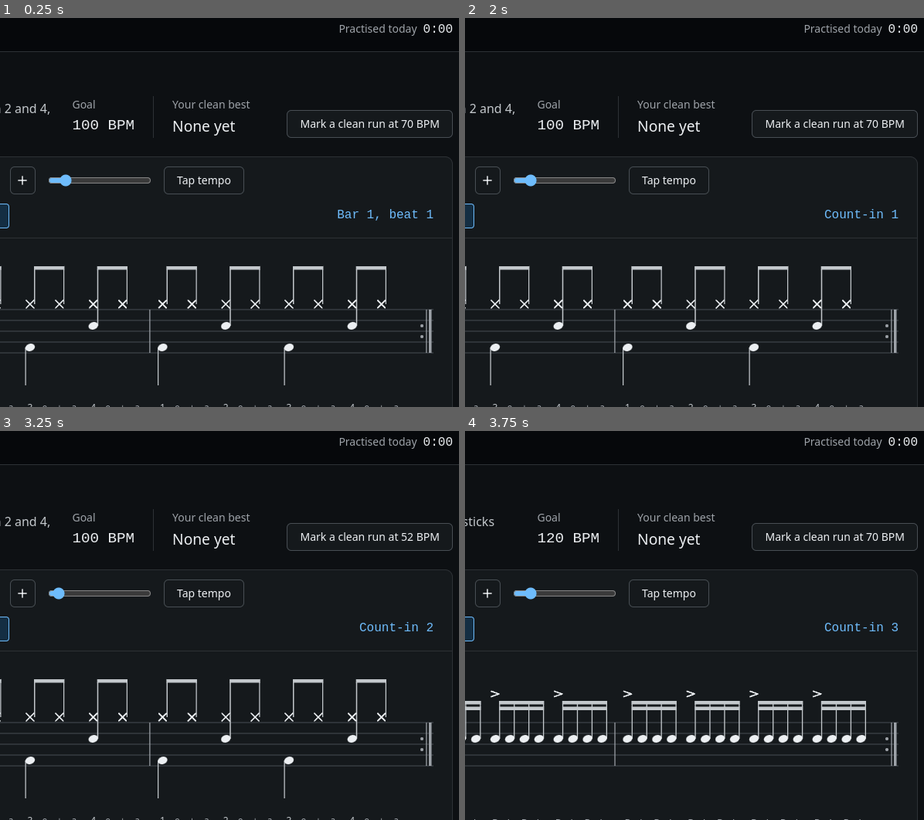
Above: before the commit, frames 1-4 (two rows, left to right).
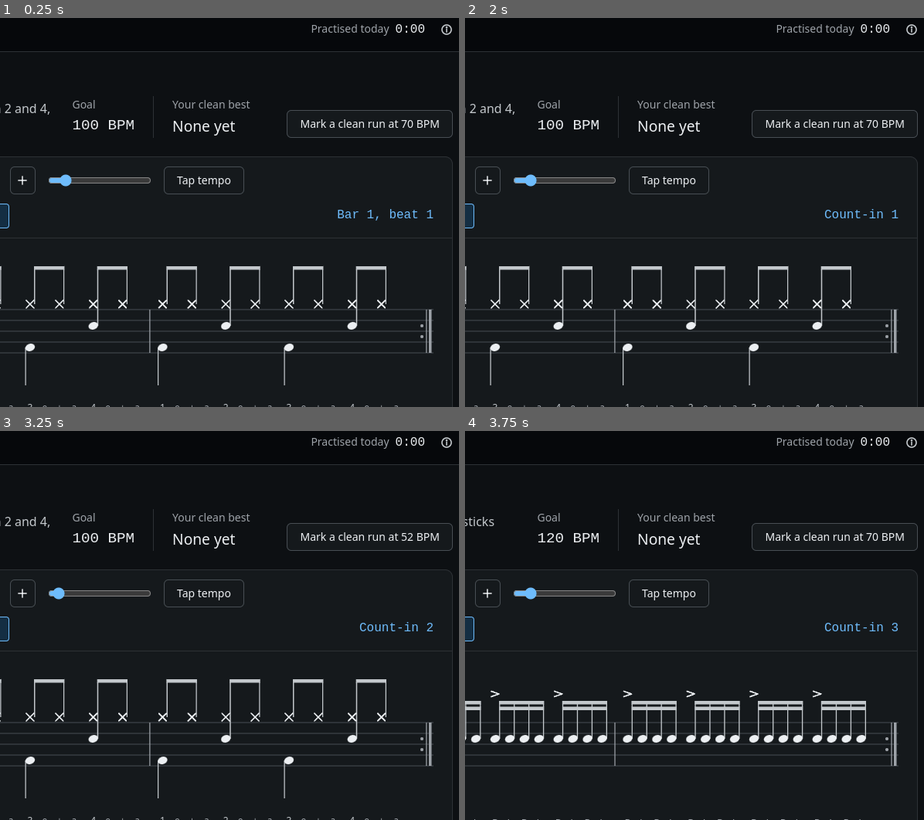
Above: after the commit, the same moments.

Repository: dcalderonv/play-drums
Game: browser game, page index.html
Two runs of this game, one before a commit and one after it. Both use one fixed random seed, a clock stepped at 60 frames per second and the inputs below.
Inputs (mouse positions are % of the whole screen's width and height, from its top left):
- Up to frame 1 (0.25 s): no input
- Up to frame 2 (2 s): click (12, 9) at 0.27 s; type "Alex" at 0.27 s; click "Play Drums" at 0.52 s; click "Level 1, first strokes 6" at 0.77 s; tap one key every 0.2 s from 1.17 s: C R A N E; click "Play" at 1.77 s
- Up to frame 3 (3.25 s): click "Tap tempo" at 2.02 s; tap one key every 0.2 s from 2.17 s: Enter M O I S T
- Up to frame 4 (3.75 s): click "Single strokes Rudiment Goal …" at 3.27 s; tap Enter at 3.37 s; tap B at 3.57 s
The pictures show only the part of the screen within x 49-99%, y 0-50%; the shares and areas given below are measured in that part.

The runs differ from the first frame. In frame 1, 0.4% of the frame differs, in the area x 68-99%, y 1-5%; in frame 2, 0.4%; in frame 3, 0.4%; in frame 4, 0.4%.

Commit message:
Add an About box from the top bar
An info button at the right of the top bar opens a dialog with what the
app is for, the size of the library (counted from the exercises), where
your data is kept, offline use and the credit: Daniel Calderón-Villegas
+ Claude. Escape, the close button or a click outside closes it, and the
keyboard shortcuts pause while it is open.

Co-Authored-By: Claude Opus 5.5 <noreply@anthropic.com>

Diff:
--- a/app.js
+++ b/app.js
@@ -1477,6 +1477,8 @@
 
   document.addEventListener('keydown', (e) => {
     if (e.metaKey || e.ctrlKey || e.altKey) return;
+    // An open dialog owns the keyboard; the page behind it does not react.
+    if (document.querySelector('dialog[open]')) return;
     const t = e.target;
     const typing = t.closest && t.closest('input:not([type="radio"]):not([type="range"]), textarea, select, [contenteditable]');
     const onControl = t.closest && t.closest('button, a, input');
@@ -1556,6 +1558,18 @@
   panelToggle.addEventListener('click', () => setLibraryHidden(!root.classList.contains('library-off')));
   renderPanel();
 
+  /* ---------- About ---------- */
+  const about = $('#about');
+  const exerciseCount = GROUPS.reduce((n, c) => n + c.units.reduce((m, u) => m + u.items.length, 0), 0);
+  $('#about-library').textContent = `${exerciseCount} exercises in ${GROUPS.length} collections, each sorted from easiest to hardest. Your own grooves sit beside them.`;
+  $('#about-open').addEventListener('click', () => about.showModal());
+  // A click on the backdrop lands on the dialog itself, outside its content box.
+  about.addEventListener('click', (e) => {
+    if (e.target !== about) return;
+    const r = about.getBoundingClientRect();
+    if (e.clientX < r.left || e.clientX > r.right || e.clientY < r.top || e.clientY > r.bottom) about.close();
+  });
+
   /* ---------- Installing the app ---------- */
   // The service worker keeps a copy of the app for offline use; it needs http(s), so file:// pages skip it.
   if ('serviceWorker' in navigator && location.protocol.startsWith('http')) {
--- a/index.html
+++ b/index.html
@@ -33,6 +33,9 @@
         </ol>
       </nav>
       <p class="today"><span class="today__label">Practised today</span> <span class="measured" id="today">0:00</span></p>
+      <button class="btn btn--icon bar__icon" type="button" id="about-open" aria-haspopup="dialog" aria-controls="about" aria-label="About Play Drums" title="About Play Drums">
+        <svg class="icon" viewBox="0 0 16 16" width="16" height="16" aria-hidden="true"><circle cx="8" cy="8" r="6"/><path d="M8 7.25v3.75"/><circle class="icon__dot" cx="8" cy="5" r="0.4"/></svg>
+      </button>
     </div>
   </header>
 
@@ -186,6 +189,22 @@
     </main>
   </div>
 
+  <dialog class="about" id="about" aria-labelledby="about-h">
+    <div class="about__head">
+      <h2 id="about-h">About Play Drums</h2>
+      <form method="dialog"><button class="btn btn--icon bar__icon" type="submit" aria-label="Close">
+        <svg class="icon" viewBox="0 0 16 16" width="16" height="16" aria-hidden="true"><path d="M4 4l8 8M12 4l-8 8"/></svg>
+      </button></form>
+    </div>
+    <p class="about__lede">A practice room for drummers coming back to the kit. Follow an exercise on the score at your own tempo, then build your own grooves in the beat box.</p>
+    <dl class="about__facts">
+      <div><dt>Library</dt><dd id="about-library">Exercises in collections, easiest first</dd></div>
+      <div><dt>Your data</dt><dd>Grooves, clean runs and practice time stay in this browser. Export your grooves to keep a copy or move them.</dd></div>
+      <div><dt>Offline</dt><dd>Install it from the browser and it runs without a connection.</dd></div>
+      <div><dt>Made by</dt><dd class="about__credit">Daniel Calderón-Villegas + Claude</dd></div>
+    </dl>
+  </dialog>
+
   <script src="app.js"></script>
 </body>
 </html>
--- a/styles.css
+++ b/styles.css
@@ -69,6 +69,29 @@
   max-width: var(--container); height: var(--bar-height); margin-inline: auto; padding-inline: var(--space-lg);
 }
 /* The panel button: its left column is filled while the library shows */
+/* Icon buttons in the bar: quiet until hovered */
+.bar__icon { width: 32px; min-height: 32px; border-color: transparent; background: transparent; color: var(--color-ink-2); }
+.bar__icon:hover { background: var(--color-paper-2); color: var(--color-ink); }
+.bar__icon .icon { fill: none; }
+.bar__icon .icon__dot { fill: currentColor; }
+.today + .bar__icon { margin-right: calc(-1 * var(--space-xs)); }
+
+/* About */
+.about {
+  width: min(32rem, calc(100% - 2 * var(--space-md))); max-height: calc(100dvh - 2 * var(--space-md)); padding: var(--space-lg);
+  border: var(--rule-hair) solid var(--color-rule-2); border-radius: var(--radius-card); background: var(--color-paper-2); color: var(--color-ink-2);
+}
+.about::backdrop { background: color-mix(in oklab, var(--color-paper-3) 72%, transparent); }
+.about[open] { display: grid; gap: var(--space-md); }
+.about__head { display: flex; align-items: center; justify-content: space-between; gap: var(--space-md); }
+.about__head h2 { font-size: var(--text-xl); color: var(--color-ink); }
+.about__lede { color: var(--color-ink-2); }
+.about__facts { display: grid; gap: var(--space-sm); margin: 0; padding-top: var(--space-md); border-top: var(--rule-hair) solid var(--color-rule); font-size: var(--text-sm); }
+.about__facts > div { display: grid; grid-template-columns: 6rem minmax(0, 1fr); gap: var(--space-sm); align-items: baseline; }
+.about__facts dt { color: var(--color-muted); }
+.about__facts dd { margin: 0; color: var(--color-ink-2); }
+.about__credit { color: var(--color-ink); font-weight: 500; }
+@media (max-width: 30rem) { .about__facts > div { grid-template-columns: minmax(0, 1fr); gap: var(--space-3xs); } }
 .bar__panel { width: 32px; min-height: 32px; margin-left: calc(-1 * var(--space-xs)); border-color: transparent; background: transparent; color: var(--color-ink-2); }
 .bar__panel:hover { background: var(--color-paper-2); color: var(--color-ink); }
 .bar__panel .icon { fill: none; }
